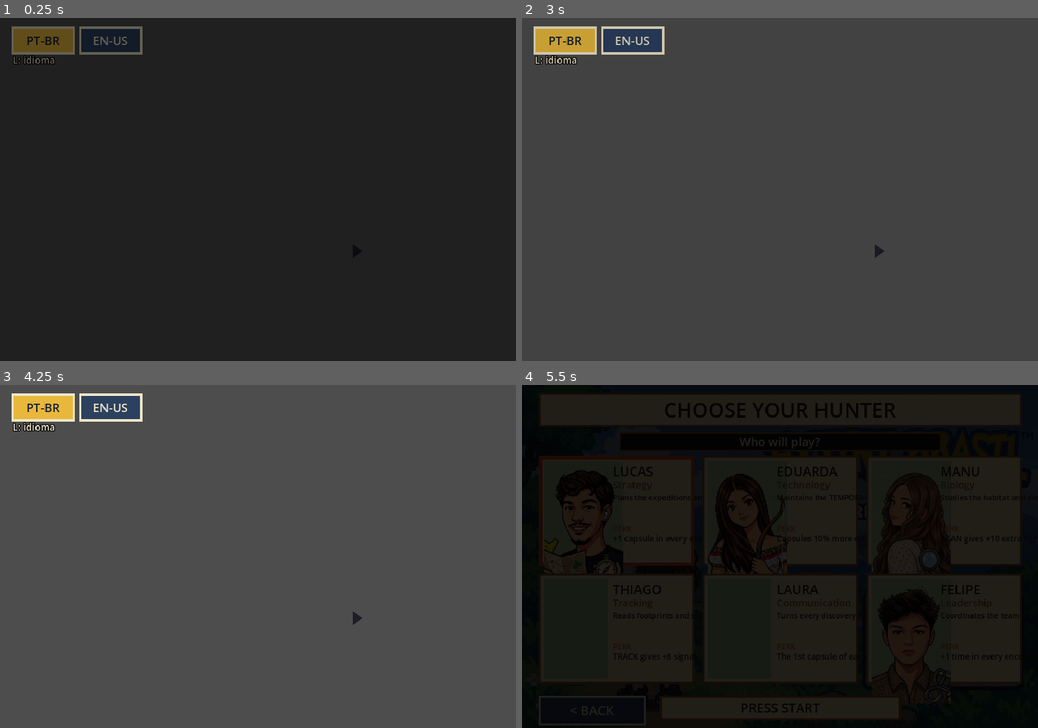
Above: before the commit, frames 1-4 (two rows, left to right).
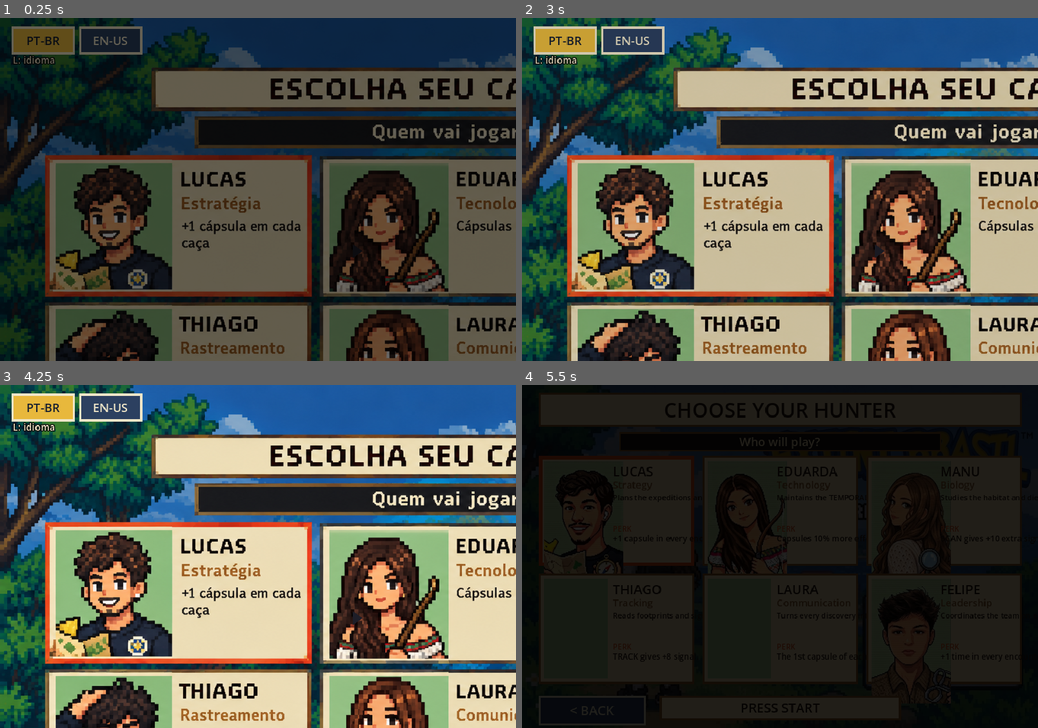
Above: after the commit, the same moments.

Repository: LauraWoda/extint-brasil
Game: Godot game, scene res://UI/TitleScreen.tscn
Two runs of this game, one before a commit and one after it. Both use one fixed random seed, a clock stepped at 60 frames per second and the inputs below.
Inputs (mouse positions are in pixels of both pictures, inside the frame that each line leads up to):
- Up to frame 1 (0.25 s): no input
- Up to frame 2 (3 s): tap Enter (ui_accept) at 0.5, 0.77 s; move the mouse to (893, 172) at 0.52 s; hold Right (move_right) 0.53-1.25 s; tap C (ecodex) at 0.6 s; click (893, 172) at 0.67 s; drag from (676, 206) to (754, 258) at 1.27 s; click "< VOLTAR" at 2 s; move the mouse to (831, 114) at 2.77 s; hold Right (move_right) from 2.78 s (still down); tap L (language) at 2.85 s
- Up to frame 3 (4.25 s): release Right (move_right) at 3.5 s; click "PT-BR" at 3.5 s
- Up to frame 4 (5.5 s): click "EN-US" at 4.25 s; tap Enter (ui_accept) at 5 s; drag from (754, 625) to (625, 505) at 5.02 s

The runs differ from the first frame. In frame 1, 76% of the frame differs, in the area x 0-100%, y 0-100%; in frame 2, 96%; in frame 3, 96%; in frame 4, nothing differs.

Commit message:
Update TitleScreen.gd

Diff:
--- a/ExtinctBrasil_v3/ExtinctBrasil/UI/TitleScreen.gd
+++ b/ExtinctBrasil_v3/ExtinctBrasil/UI/TitleScreen.gd
@@ -18,8 +18,8 @@
 const SELECT_SCENE := "res://UI/CharacterSelect.tscn"
 const WORLD_SCENE := "res://World/World.tscn"
 
-const ART := "Tela de Seleção de Caçadores em Pixel Art (1).png"
-const ART_EN := "Tela de Seleção de Caçadores em Pixel Art (1).png"          # opcional
+const ART := "res://Assets/UI/Tela de Seleção de Caçadores em Pixel Art (1).png"
+const ART_EN := "res://Assets/UI/title_en.png"
 const MENU_COVER := Rect2(648, 402, 272, 148)           # interior da caixa do menu na arte
 const MENU_COVER_COLOR := Color(0.937, 0.925, 0.906)
 const MENU_TEXT_COLOR := Color(0.13, 0.12, 0.14)
